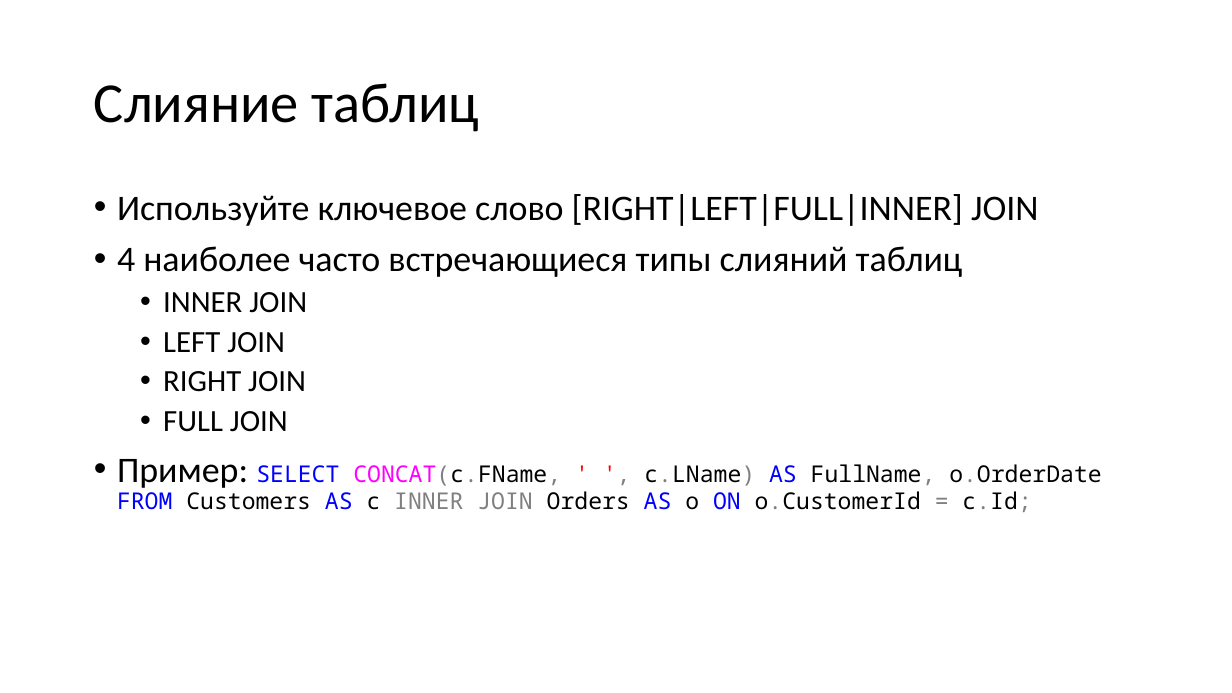
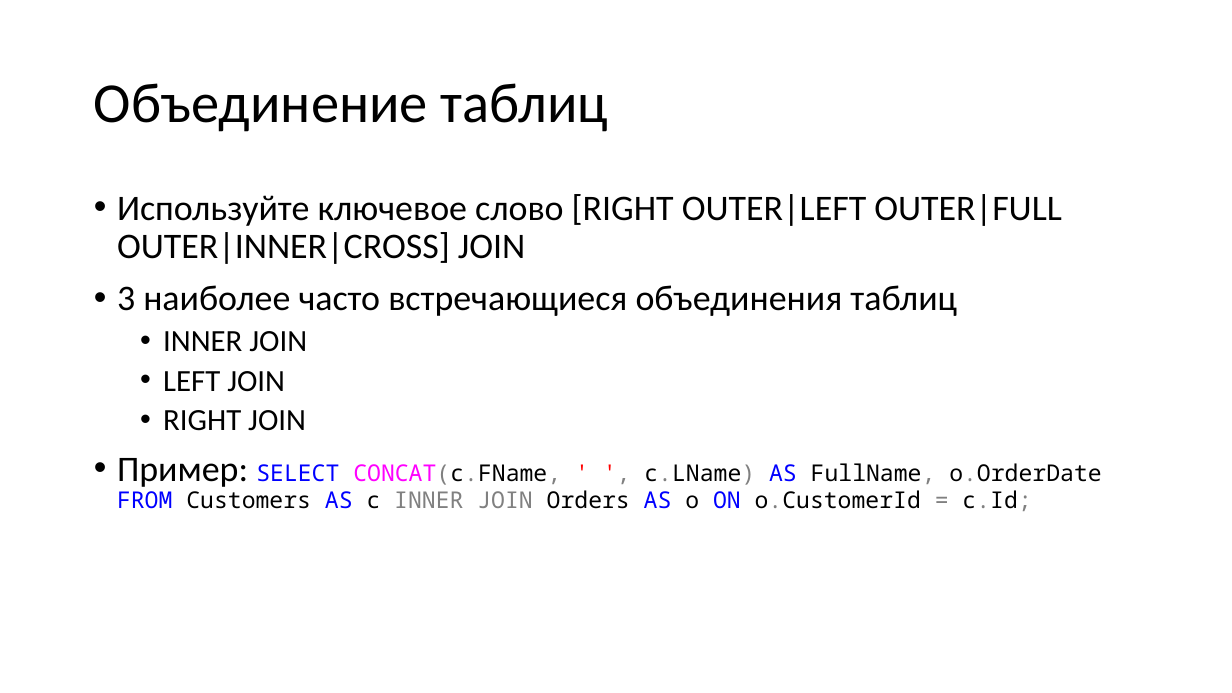
Before and after one commit to dmitriykuptsov/SQL, a slide deck: slide 19 of sql.pptx. Drawn at 1232x693 pixels with LibreOffice and Linux fonts; fonts in the diff are those of the drawing. Boxes give left, top, right and bottom in pixels: in the first picture for what was removed or moved away, otherwise in the second. Text is boxed around its words. In the diff, an @@ line names an element or a change of style, - is before the commit and + after.

```diff
--- a/sql.pptx
+++ b/sql.pptx
@@ title at bbox=[94, 83, 609, 132]: text changed @@
-Слияние таблиц
+Объединение таблиц
@@ text at bbox=[117, 194, 1062, 316]: text changed @@
-• Используйте ключевое слово [RIGHT|LEFT|FULL|INNER] JOIN
-• 4 наиболее часто встречающиеся типы слияний таблиц
+• Используйте ключевое слово [RIGHT OUTER|LEFT OUTER|FULL OUTER|INNER|CROSS] JOIN
+• 3 наиболее часто встречающиеся объединения таблиц
@@ text at bbox=[163, 411, 288, 432]: paragraph removed @@
-  • FULL JOIN
```
Also in this commit, not shown: 8 other slides changed.
